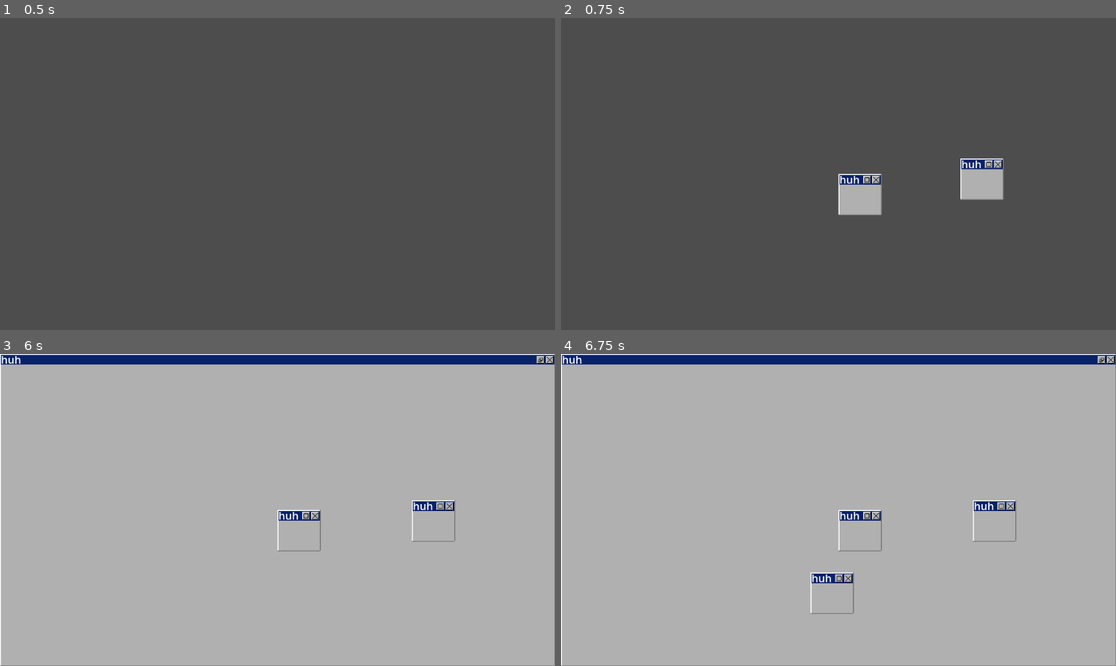
Above: before the commit, frames 1-4 (two rows, left to right).
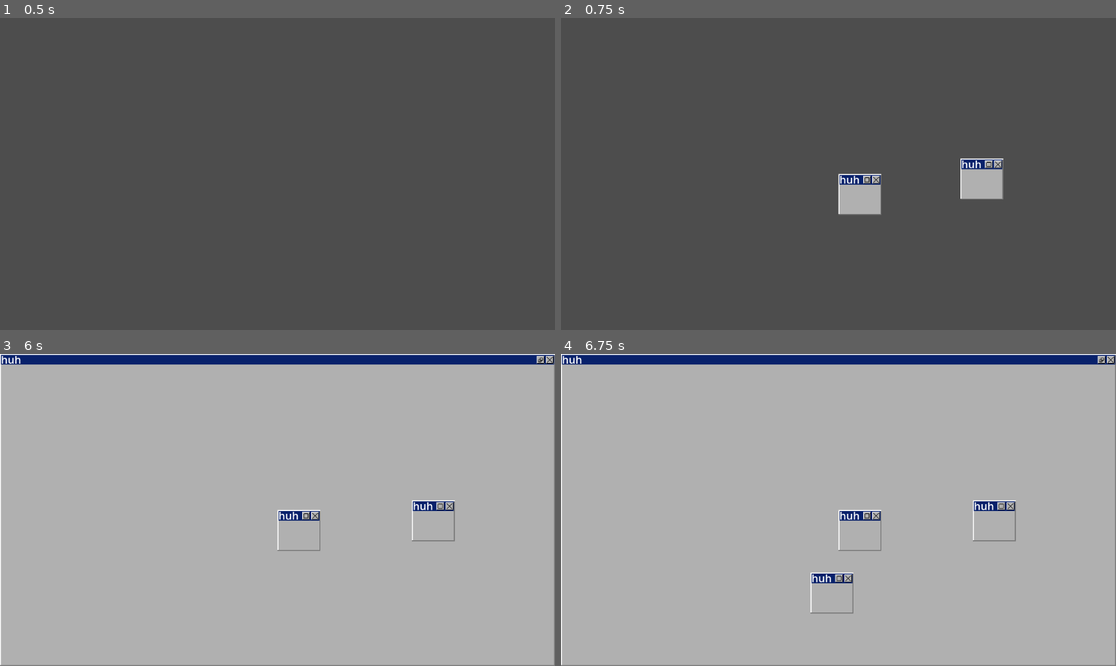
Above: after the commit, the same moments.

Repository: id-be/test-window
Game: Godot game, scene res://DEBUGWindowSpawn.tscn
The game is run twice, just before and just after one commit, with the same random seed, the same clock (stepped at 60 frames per second) and the same inputs. The project has no main scene, so this scene is started directly. The engine's default icon, where the game draws it, is replaced by a stand-in: a white triangle on a blue panel in a dark square.
Inputs (mouse positions are in pixels of both pictures, inside the frame that each line leads up to):
- Up to frame 1 (0.5 s): no input
- Up to frame 2 (0.75 s): tap Enter (ui_accept) at 0.5 s; move the mouse to (960, 158) at 0.52 s; click (960, 158) at 0.67 s
- Up to frame 3 (6 s): tap Enter (ui_accept) at 0.77, 5.75 s; click (305, 516) at 1.27 s; click (410, 500) at 2.02 s; click (538, 360) at 2.77 s; click (288, 516) at 3.52 s; click (427, 500) at 4.27 s; click (410, 500) at 5.02 s; drag from (166, 525) to (249, 572) at 5.77 s
- Up to frame 4 (6.75 s): tap Enter (ui_accept) at 6.5 s; move the mouse to (894, 441) at 6.52 s; click (894, 441) at 6.67 s

Frame 1 is identical in both runs. In frame 2, 0.1% of the frame differs, in the area x 49-80%, y 44-64%; in frame 3, 0.1%; in frame 4, 0.2%, in the area x 0-100%, y 0-100%.

Commit message:
Fixed window scrolling, also added some expanded margins to make window resizing a little easier.

Diff:
--- a/DEBUGWindowSpawn.tscn
+++ b/DEBUGWindowSpawn.tscn
@@ -1,6 +1,6 @@
-[gd_scene format=3 uid="uid://be31os4nyohkl"]
+[gd_scene load_steps=2 format=3 uid="uid://be31os4nyohkl"]
 
 [ext_resource type="Script" uid="uid://b5vnfc3yrrpx7" path="res://SpawnWindow.gd" id="1_kr3hn"]
 
-[node name="Node2D" type="Node2D" unique_id=1813518306]
+[node name="Node2D" type="Node2D"]
 script = ExtResource("1_kr3hn")
--- a/SubWindow.tscn
+++ b/SubWindow.tscn
@@ -14,17 +14,17 @@
 
 [sub_resource type="StyleBoxEmpty" id="StyleBoxEmpty_id7r3"]
 
-[node name="SubWindow" type="Node2D" unique_id=1100238095]
+[node name="SubWindow" type="Node2D"]
 script = ExtResource("1_skta5")
 window_big_sprite = ExtResource("2_clt08")
 window_min_sprite = ExtResource("3_id7r3")
 
-[node name="BGColorRect" type="ColorRect" parent="." unique_id=2140611026]
+[node name="BGColorRect" type="ColorRect" parent="."]
 offset_right = 89.0
 offset_bottom = 85.0
 color = Color(0.6901961, 0.6901961, 0.6901961, 1)
 
-[node name="TopRect" type="ColorRect" parent="BGColorRect" unique_id=1414459475]
+[node name="TopRect" type="ColorRect" parent="BGColorRect"]
 layout_mode = 0
 offset_left = 2.0
 offset_top = 2.0
@@ -32,37 +32,104 @@
 offset_bottom = 22.0
 color = Color(0.03137255, 0.12941177, 0.41960785, 1)
 
-[node name="TopHighlight" type="ColorRect" parent="BGColorRect" unique_id=938402578]
-layout_mode = 0
-offset_right = 89.0
-offset_bottom = 2.0
-mouse_default_cursor_shape = 9
+[node name="MarginContainer" type="MarginContainer" parent="BGColorRect"]
+layout_mode = 1
+anchors_preset = 11
+anchor_left = 1.0
+anchor_right = 1.0
+anchor_bottom = 1.0
+offset_left = 2.0
+grow_horizontal = 0
+grow_vertical = 2
+theme_override_constants/margin_left = -2
+theme_override_constants/margin_right = -2
 
-[node name="LeftHighlight" type="ColorRect" parent="BGColorRect" unique_id=1142065491]
-layout_mode = 0
-offset_right = 2.0
-offset_bottom = 85.0
+[node name="RightGrabber" type="MarginContainer" parent="BGColorRect/MarginContainer"]
+layout_mode = 2
+size_flags_horizontal = 0
+mouse_filter = 0
 mouse_default_cursor_shape = 10
+theme_override_constants/margin_left = 2
+theme_override_constants/margin_right = 2
 
-[node name="BottomShadow" type="ColorRect" parent="BGColorRect" unique_id=472845742]
-layout_mode = 0
-offset_top = 83.0
-offset_right = 89.0
-offset_bottom = 85.0
-mouse_default_cursor_shape = 9
+[node name="RightShadow" type="ColorRect" parent="BGColorRect/MarginContainer/RightGrabber"]
+custom_minimum_size = Vector2(2, 2)
+layout_mode = 2
+mouse_filter = 2
 color = Color(0.46666667, 0.46666667, 0.46666667, 1)
 
-[node name="RightShadow" type="ColorRect" parent="BGColorRect" unique_id=198385478]
-layout_mode = 0
-offset_left = 87.0
-offset_right = 89.0
-offset_bottom = 85.0
+[node name="MarginContainer2" type="MarginContainer" parent="BGColorRect"]
+layout_mode = 1
+anchors_preset = 9
+anchor_bottom = 1.0
+offset_right = 2.0
+grow_vertical = 2
+theme_override_constants/margin_left = -2
+theme_override_constants/margin_right = -2
+
+[node name="LeftGrabber" type="MarginContainer" parent="BGColorRect/MarginContainer2"]
+layout_mode = 2
+size_flags_horizontal = 0
+mouse_filter = 0
 mouse_default_cursor_shape = 10
+theme_override_constants/margin_left = 2
+theme_override_constants/margin_right = 2
+
+[node name="LeftHighlight" type="ColorRect" parent="BGColorRect/MarginContainer2/LeftGrabber"]
+custom_minimum_size = Vector2(2, 2)
+layout_mode = 2
+mouse_filter = 2
+
+[node name="MarginContainer3" type="MarginContainer" parent="BGColorRect"]
+layout_mode = 1
+anchors_preset = 10
+anchor_right = 1.0
+grow_horizontal = 2
+theme_override_constants/margin_top = -2
+theme_override_constants/margin_bottom = -2
+
+[node name="TopGrabber" type="MarginContainer" parent="BGColorRect/MarginContainer3"]
+layout_mode = 2
+size_flags_vertical = 0
+mouse_filter = 0
+mouse_default_cursor_shape = 9
+theme_override_constants/margin_top = 2
+theme_override_constants/margin_bottom = 2
+
+[node name="TopHighlight" type="ColorRect" parent="BGColorRect/MarginContainer3/TopGrabber"]
+custom_minimum_size = Vector2(2, 2)
+layout_mode = 2
+mouse_filter = 2
+
+[node name="MarginContainer4" type="MarginContainer" parent="BGColorRect"]
+layout_mode = 1
+anchors_preset = 12
+anchor_top = 1.0
+anchor_right = 1.0
+anchor_bottom = 1.0
+offset_top = -2.0
+grow_horizontal = 2
+grow_vertical = 0
+theme_override_constants/margin_top = -2
+theme_override_constants/margin_bottom = -2
+
+[node name="BottomGrabber" type="MarginContainer" parent="BGColorRect/MarginContainer4"]
+layout_mode = 2
+size_flags_vertical = 0
+mouse_filter = 0
+mouse_default_cursor_shape = 9
+theme_override_constants/margin_top = 2
+theme_override_constants/margin_bottom = 2
+
+[node name="BottomShadow" type="ColorRect" parent="BGColorRect/MarginContainer4/BottomGrabber"]
+custom_minimum_size = Vector2(2, 2)
+layout_mode = 2
+mouse_filter = 2
 color = Color(0.46666667, 0.46666667, 0.46666667, 1)
 
-[node name="SubViewport" type="SubViewport" parent="BGColorRect" unique_id=1576155527]
+[node name="SubViewport" type="SubViewport" parent="BGColorRect"]
 
-[node name="Title" type="RichTextLabel" parent="." unique_id=1331662846]
+[node name="Title" type="RichTextLabel" parent="."]
 clip_contents = false
 offset_left = 2.0
 offset_top = -35.0
@@ -75,21 +142,21 @@
 huh"
 fit_content = true
 
-[node name="MaxButton" type="TextureButton" parent="." unique_id=899320937]
+[node name="MaxButton" type="TextureButton" parent="."]
 offset_left = 51.0
 offset_top = 4.0
 offset_right = 67.0
 offset_bottom = 20.0
 texture_normal = ExtResource("2_clt08")
 
-[node name="XButton" type="TextureButton" parent="." unique_id=747583620]
+[node name="XButton" type="TextureButton" parent="."]
 offset_left = 69.0
 offset_top = 4.0
 offset_right = 85.0
 offset_bottom = 20.0
 texture_normal = ExtResource("2_ov4qg")
 
-[node name="BoxDragButton" type="Button" parent="." unique_id=646480875]
+[node name="BoxDragButton" type="Button" parent="."]
 offset_left = 2.0
 offset_top = 2.0
 offset_right = 51.0
@@ -99,12 +166,24 @@
 theme_override_styles/hover = SubResource("StyleBoxEmpty_x7g1r")
 theme_override_styles/disabled = SubResource("StyleBoxEmpty_id7r3")
 
-[node name="DEBUGSprite2D" type="Sprite2D" parent="." unique_id=500614291]
+[node name="DEBUGSprite2D" type="Sprite2D" parent="."]
 visible = false
 position = Vector2(-4.7683716e-07, -9.536743e-07)
 scale = Vector2(0.18750001, 0.171875)
 texture = ExtResource("5_ohcfa")
 
+[connection signal="gui_input" from="BGColorRect/MarginContainer/RightGrabber" to="." method="_on_gui_input"]
+[connection signal="mouse_entered" from="BGColorRect/MarginContainer/RightGrabber" to="." method="_on_hover_stretch"]
+[connection signal="mouse_exited" from="BGColorRect/MarginContainer/RightGrabber" to="." method="_on_leave_hover_stretch"]
+[connection signal="gui_input" from="BGColorRect/MarginContainer2/LeftGrabber" to="." method="_on_gui_input"]
+[connection signal="mouse_entered" from="BGColorRect/MarginContainer2/LeftGrabber" to="." method="_on_hover_stretch"]
+[connection signal="mouse_exited" from="BGColorRect/MarginContainer2/LeftGrabber" to="." method="_on_leave_hover_stretch"]
+[connection signal="gui_input" from="BGColorRect/MarginContainer3/TopGrabber" to="." method="_on_gui_input"]
+[connection signal="mouse_entered" from="BGColorRect/MarginContainer3/TopGrabber" to="." method="_on_hover_stretch"]
+[connection signal="mouse_exited" from="BGColorRect/MarginContainer3/TopGrabber" to="." method="_on_leave_hover_stretch"]
+[connection signal="gui_input" from="BGColorRect/MarginContainer4/BottomGrabber" to="." method="_on_gui_input"]
+[connection signal="mouse_entered" from="BGColorRect/MarginContainer4/BottomGrabber" to="." method="_on_hover_stretch"]
+[connection signal="mouse_exited" from="BGColorRect/MarginContainer4/BottomGrabber" to="." method="_on_leave_hover_stretch"]
 [connection signal="pressed" from="MaxButton" to="." method="_on_max_button_pressed"]
 [connection signal="pressed" from="XButton" to="." method="_on_close_button_pressed"]
 [connection signal="button_down" from="BoxDragButton" to="." method="_on_box_drag_button_down"]
--- a/sub_window.gd
+++ b/sub_window.gd
@@ -4,8 +4,8 @@
 #color 2: #a5cef7
 
 extends Node2D
+class_name SubWindow
 
-class_name SubWindow
 
 var drag_offset := Vector2(0,0)
 var drag := false
@@ -40,19 +40,19 @@
 			$MaxButton.texture_normal = window_min_sprite
 			prev_window_pos = position
 			position = Vector2(0,0)
-			$BGColorRect/TopHighlight.mouse_default_cursor_shape = Input.CursorShape.CURSOR_ARROW
-			$BGColorRect/LeftHighlight.mouse_default_cursor_shape = Input.CursorShape.CURSOR_ARROW
-			$BGColorRect/BottomShadow.mouse_default_cursor_shape = Input.CursorShape.CURSOR_ARROW
-			$BGColorRect/RightShadow.mouse_default_cursor_shape = Input.CursorShape.CURSOR_ARROW
+			$BGColorRect/MarginContainer3/TopGrabber.mouse_default_cursor_shape = Input.CursorShape.CURSOR_ARROW
+			$BGColorRect/MarginContainer2/LeftGrabber.mouse_default_cursor_shape = Input.CursorShape.CURSOR_ARROW
+			$BGColorRect/MarginContainer4/BottomGrabber.mouse_default_cursor_shape = Input.CursorShape.CURSOR_ARROW
+			$BGColorRect/MarginContainer/RightGrabber.mouse_default_cursor_shape = Input.CursorShape.CURSOR_ARROW
 
 		else:
 			window_size = prev_window_size
 			$MaxButton.texture_normal = window_big_sprite
 			position = prev_window_pos
-			$BGColorRect/TopHighlight.mouse_default_cursor_shape = Input.CursorShape.CURSOR_VSIZE
-			$BGColorRect/LeftHighlight.mouse_default_cursor_shape = Input.CursorShape.CURSOR_HSIZE
-			$BGColorRect/BottomShadow.mouse_default_cursor_shape = Input.CursorShape.CURSOR_VSIZE
-			$BGColorRect/RightShadow.mouse_default_cursor_shape = Input.CursorShape.CURSOR_HSIZE
+			$BGColorRect/MarginContainer3/TopGrabber.mouse_default_cursor_shape = Input.CursorShape.CURSOR_VSIZE
+			$BGColorRect/MarginContainer2/LeftGrabber.mouse_default_cursor_shape = Input.CursorShape.CURSOR_HSIZE
+			$BGColorRect/MarginContainer4/BottomGrabber.mouse_default_cursor_shape = Input.CursorShape.CURSOR_VSIZE
+			$BGColorRect/MarginContainer/RightGrabber.mouse_default_cursor_shape = Input.CursorShape.CURSOR_HSIZE
 
 @onready var window_size:
 	get:
@@ -67,24 +67,13 @@
 
 		$BGColorRect/TopRect.size.x=value.x-2
 
-		$BGColorRect/LeftHighlight.size.y=value.y
-		$BGColorRect/RightShadow.size.y=value.y-1
-		$BGColorRect/RightShadow.position.x=value.x-1
-
 		$XButton.position.x = value.x - $XButton.size.x - 3
 		$MaxButton.position.x = $XButton.position.x - $MaxButton.size.x - 3
 		#here is where to add the minus_button, also update the dragbutton excess amount
 
 		$BoxDragButton.size.x = $BGColorRect/TopRect.size.x-40
 
-		$BGColorRect/TopHighlight.size.x=value.x
-		$BGColorRect/BottomShadow.size.x=value.x-1
-		$BGColorRect/BottomShadow.position.y=value.y-1
-
 		$BGColorRect.size = value
-
-		#if $BGColorRect.size == get_viewport_rect().size:
-			#maximized=true
 
 signal close_requested
 #signal minimize_requested
@@ -98,14 +87,15 @@
 	minimum_window_size = $BGColorRect.size
 
 	connect("close_requested", _close_self)
-	for child in $BGColorRect.get_children():
-		if child.name == "TopRect" or child.name == "SubViewport":
-			pass
-		else:
-			child.connect("mouse_entered", _on_hover_stretch)
-			child.connect("mouse_exited", _on_leave_hover_stretch)
-			child.connect("gui_input", _on_gui_input)
+	#for child in $BGColorRect.get_children():
+		#if child.name == "TopRect" or child.name == "SubViewport":
+			#pass
+		#else:
+			#child.connect("mouse_entered", _on_hover_stretch)
+			#child.connect("mouse_exited", _on_leave_hover_stretch)
+			#child.connect("gui_input", _on_gui_input)
 	window_size = $BGColorRect.size
+	$BoxDragButton.set_focus_mode(Control.FOCUS_NONE)
 
 func _process(delta: float) -> void:
 
@@ -128,9 +118,11 @@
 	get_parent().move_child(self,-1)
 	drag_offset = get_global_mouse_position()-position
 	drag = true#should also bump the window to the top of the stack.
+
+
 func _on_box_drag_button_up() -> void:
 	drag = false
-	$BoxDragButton.set_focus_mode(Control.FOCUS_NONE)
+
 
 func _on_hover_stretch() -> void:
 	if maximized or stretch:
@@ -138,6 +130,8 @@
 	else:
 		stretch = true
 		stretch_side = get_viewport().gui_get_hovered_control()
+
+
 func _on_leave_hover_stretch() -> void:
 	if maximized:
 		return
@@ -151,33 +145,39 @@
 			get_parent().move_child(self,-1)
 			if stretch_side && (Input.get_current_cursor_shape()==Input.CursorShape.CURSOR_VSIZE or Input.get_current_cursor_shape()==Input.CursorShape.CURSOR_HSIZE):
 				match stretch_side.name:
-					"TopHighlight":
+					"TopGrabber":
 						var prev_pos_y = position.y
 						var mouse_pos_y = get_global_mouse_position().y
 						var delta_y = prev_pos_y - mouse_pos_y
+						var pre_clamp_window_size = Vector2(window_size);
+
+						# This value gets clamped, so we need to track how much it got clamped by
 						window_size.y += delta_y
-						if window_size.y != minimum_window_size.y:
-							position.y = mouse_pos_y
-					"LeftHighlight":
+
+						if(pre_clamp_window_size.y + delta_y != window_size.y):
+							# A clamp occurred, measure the difference, and apply the movement to the position
+							var difference = (window_size.y - (pre_clamp_window_size.y + delta_y));
+							position.y = mouse_pos_y - difference;
+						else:
+							position.y = mouse_pos_y;
+					"LeftGrabber":
 						var prev_pos_x = position.x
 						var mouse_pos_x = get_global_mouse_position().x
 						var delta_x = prev_pos_x - mouse_pos_x
+						var pre_clamp_window_size = Vector2(window_size);
 
-						#if delta_x <= 0 && window_size.x == minimum_window_size.x:
-							#return
+						# This value gets clamped, so we need to track how much it got clamped by
 						window_size.x += delta_x
-						#IF (the mouse is farther right than the minimum left value):
-						#position.x = oldPosition.x
-						#scale.x = oldScale.x
-						#pass
 
-						if window_size.x !=minimum_window_size.x:
-							position.x = mouse_pos_x
-
-						#position.x = mouse_pos_x
-					"BottomShadow":
+						if(pre_clamp_window_size.x + delta_x != window_size.x):
+							# A clamp occurred, measure the difference, and apply the movement to the position
+							var difference = (window_size.x - (pre_clamp_window_size.x + delta_x));
+							position.x = mouse_pos_x - difference;
+						else:
+							position.x = mouse_pos_x;
+					"BottomGrabber":
 						window_size.y = get_local_mouse_position().y
-					"RightShadow":
+					"RightGrabber":
 						window_size.x = get_local_mouse_position().x
 					_:
 						pass
Not shown: 1 places in SubWindow.tscn that only renumber resources
